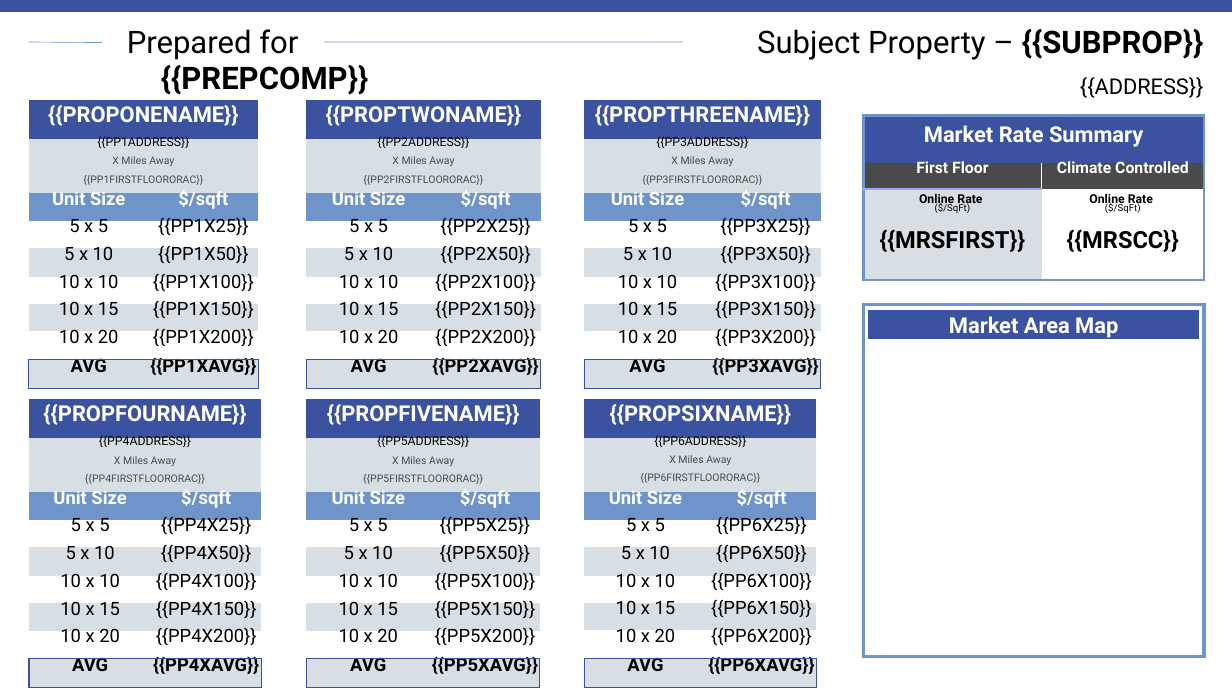
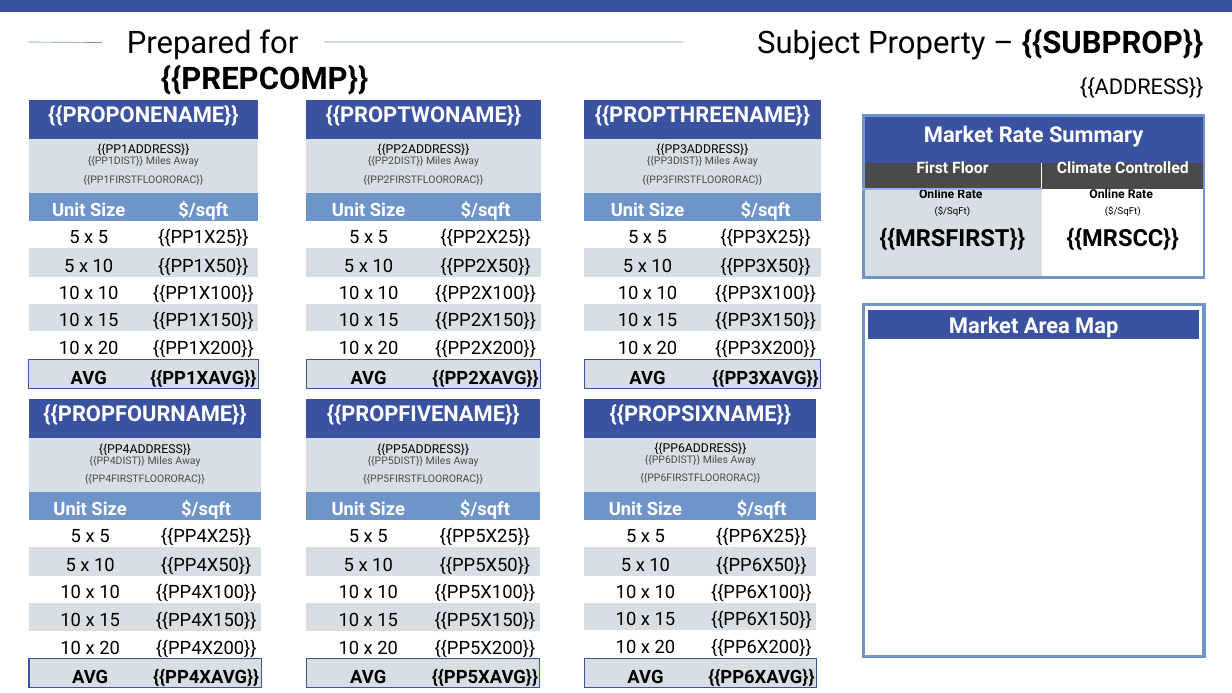
Before and after one commit to alexandermburke/ProformaBuilder, a slide deck: slide 1 of storeinsight/public/COMPSETTEMPLATE.pptx. Drawn at 1232x693 pixels with LibreOffice and Linux fonts; fonts in the diff are those of the drawing; background and template pictures are left out. Boxes give left, top, right and bottom in pixels: in the first picture for what was removed or moved away, otherwise in the second. Text is boxed around its words. In the diff, an @@ line names an element or a change of style, - is before the commit and + after.

```diff
--- a/storeinsight/public/COMPSETTEMPLATE.pptx
+++ b/storeinsight/public/COMPSETTEMPLATE.pptx
@@ table at (29,100,259,393) @@
-row 3, column 1: X Miles Away
+row 3, column 1: {{PP1DIST}} Miles Away
@@ table at (306,100,540,393) @@
-row 3, column 1: X Miles Away
+row 3, column 1: {{PP2DIST}} Miles Away
@@ table at (585,100,821,393) @@
-row 3, column 1: X Miles Away
+row 3, column 1: {{PP3DIST}} Miles Away
@@ table at (29,399,261,692) @@
-row 3, column 1: X Miles Away
+row 3, column 1: {{PP4DIST}} Miles Away
@@ table at (306,399,539,692) @@
-row 3, column 1: X Miles Away
+row 3, column 1: {{PP5DIST}} Miles Away
@@ table at (585,399,816,692) @@
-row 3, column 1: X Miles Away
+row 3, column 1: {{PP6DIST}} Miles Away
```
Also in this commit, not shown: 3 other files.
